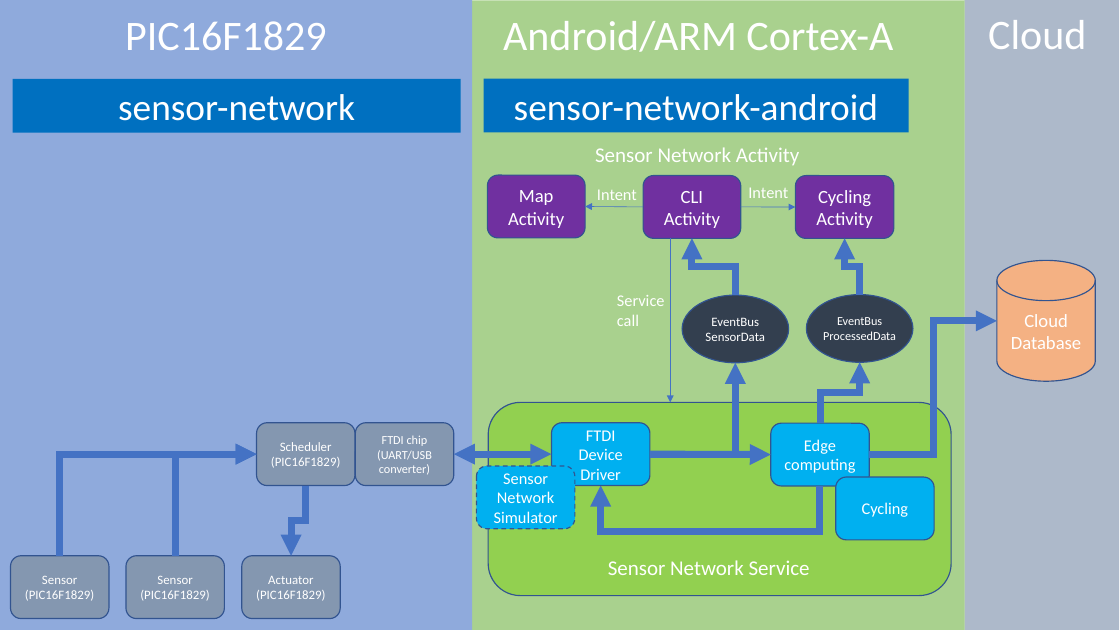
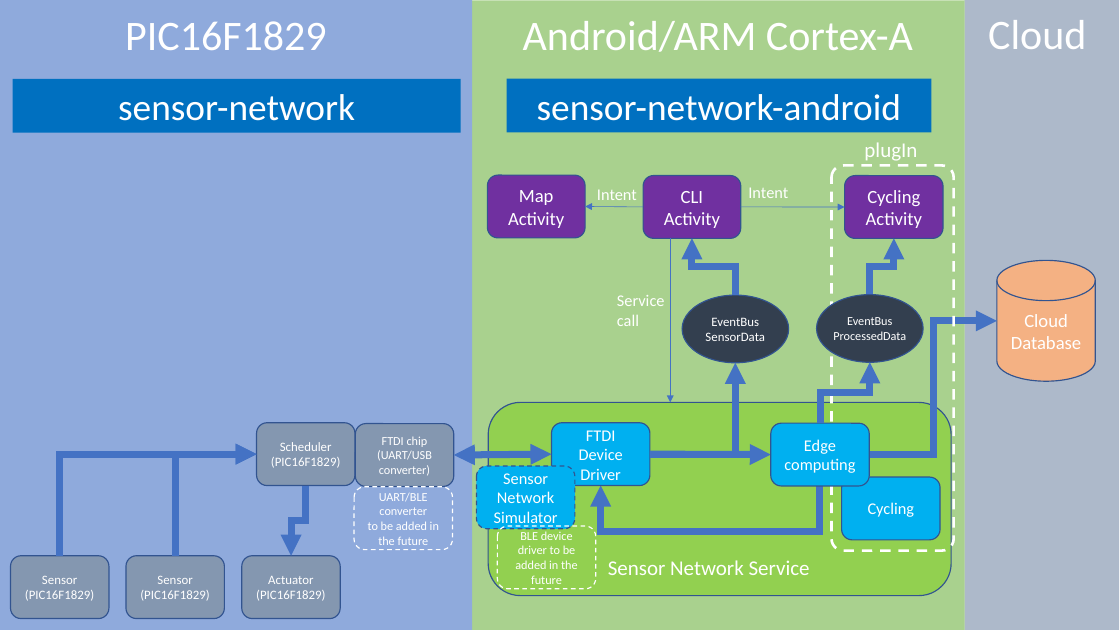
Before and after one commit to araobp/bicycle, a slide deck: slide 1 of doc/architecture.pptx. Drawn at 1120x630 pixels with LibreOffice and Linux fonts; fonts in the diff are those of the drawing. Boxes give left, top, right and bottom in pixels: in the first picture for what was removed or moved away, otherwise in the second. Text is boxed around its words. In the diff, an @@ line names an element or a change of style, - is before the commit and + after.

```diff
--- a/doc/architecture.pptx
+++ b/doc/architecture.pptx
@@ text "Android/ARM Cortex-A": place and size @@
-text "Android/ARM Cortex-A" at (503,21,893,52)
+text "Android/ARM Cortex-A" at (523,21,913,52)
@@ rectangle "sensor-network-android": place and size @@
-rectangle "sensor-network-android" at (484,79,909,133)
+rectangle "sensor-network-android" at (507,79,932,133)
@@ text removed at (595,147,799,166) @@
-Sensor Network Activity
@@ text added at (864,142,917,161), 18 pt, text #FFFFFF @@
+plugIn
@@ rounded rectangle added at (832,166,954,551), outline #FFFFFF 2.25 pt dashed @@
@@ rounded rectangle "Cycling": place and size @@
-rounded rectangle "Cycling" at (796,176,894,239)
+rounded rectangle "Cycling" at (845,176,944,239)
@@ arrow moved from (741, 207) - (796, 207) to (741, 207) - (845, 207) @@
@@ elbow arrow moved from (860, 295) - (845, 239) to (870, 295) - (894, 239) @@
@@ ellipse "EventBus": place and size @@
-ellipse "EventBus" at (807,295,913,363)
+ellipse "EventBus" at (817,295,923,363)
@@ elbow arrow moved from (820, 423) - (860, 362) to (820, 423) - (870, 362) @@
@@ rounded rectangle "Cycling": place and size @@
-rounded rectangle "Cycling" at (836,477,934,540)
+rounded rectangle "Cycling" at (842,477,940,540)
@@ rounded rectangle added at (355,487,453,550), outline #FFFFFF 1 pt dashed, 10.5 pt, text #FFFFFF @@
+UART/BLE converter
+to be added in the future
@@ rounded rectangle added at (497,526,596,589), outline #FFFFFF 1 pt dashed, 10.5 pt, text #FFFFFF @@
+BLE device driver to be added in the future
```
Also in this commit, not shown: 1 other file.
